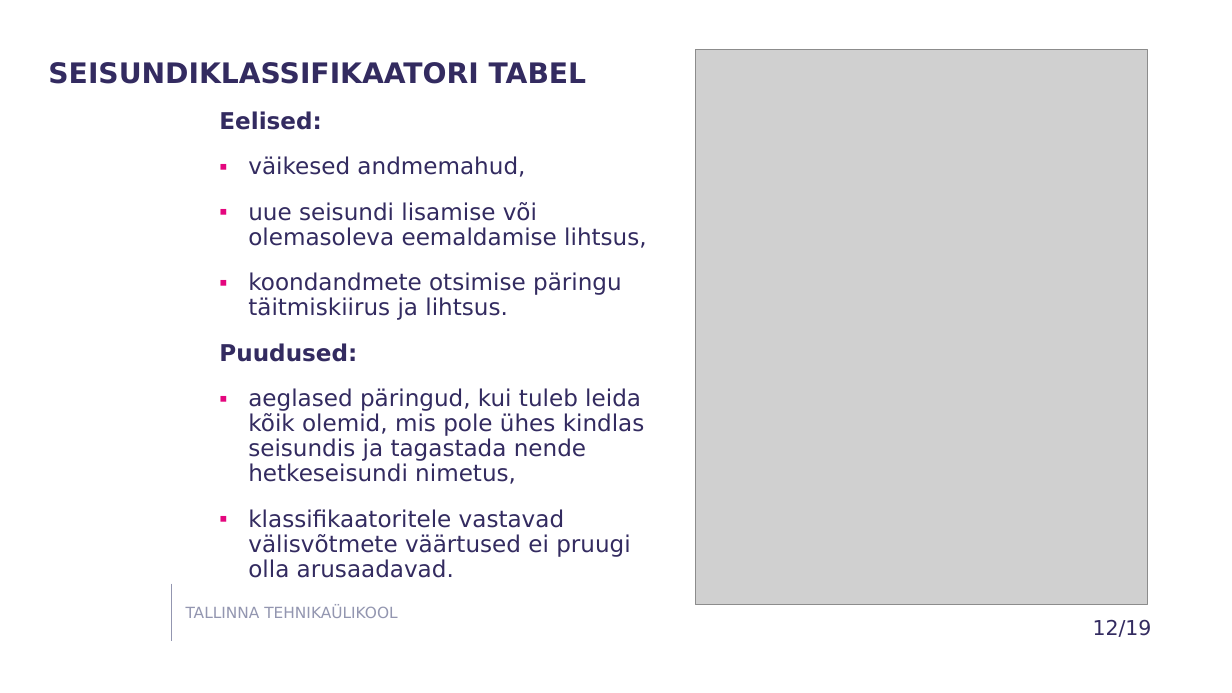
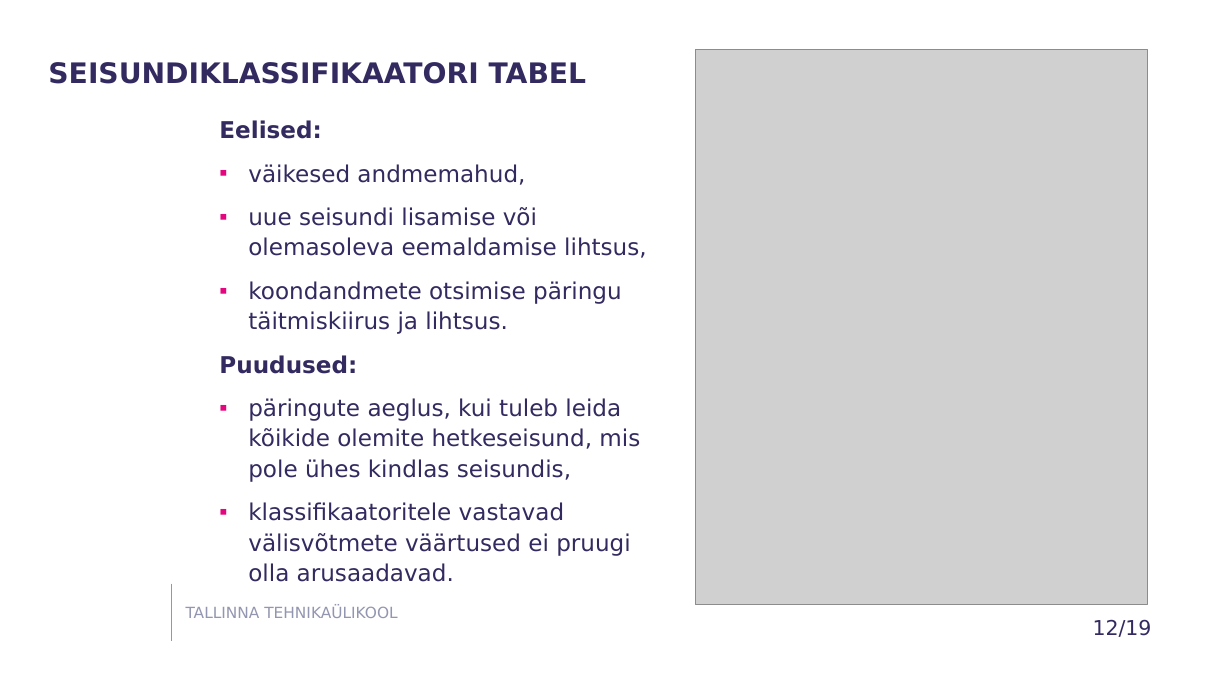
Before and after one commit to susannapeek1/SEISUNDITE-ESITAMINE-SQL-ANDMEBAASIDES, a slide deck: slide 12 of Ettekanne/Esitlus_Infosüsteemi_põhiolemite_seisundite_esitamine_SQL-Andmebaasides_Susanna_Peek.pptx. Drawn at 1232x693 pixels with LibreOffice and Linux fonts; fonts in the diff are those of the drawing; grey boxes stand for pictures; background and template pictures are left out. Boxes give left, top, right and bottom in pixels: in the first picture for what was removed or moved away, otherwise in the second. Text is boxed around its words. In the diff, an @@ line names an element or a change of style, - is before the commit and + after.

```diff
--- a/Ettekanne/Esitlus_Infosüsteemi_põhiolemite_seisundite_esitamine_SQL-Andmebaasides_Susanna_Peek.pptx
+++ b/Ettekanne/Esitlus_Infosüsteemi_põhiolemite_seisundite_esitamine_SQL-Andmebaasides_Susanna_Peek.pptx
@@ text at box(219, 120, 646, 582): line spacing 0.9 to 1.1; less space between paragraphs @@
@@ text at box(248, 398, 640, 482): text changed @@
-▪ aeglased päringud, kui tuleb leida kõik olemid, mis pole ühes kindlas seisundis ja tagastada nende hetkeseisundi nimetus,
+▪ päringute aeglus, kui tuleb leida kõikide olemite hetkeseisund, mis pole ühes kindlas seisundis,
```
Also in this commit, not shown: 22 other slides changed.
